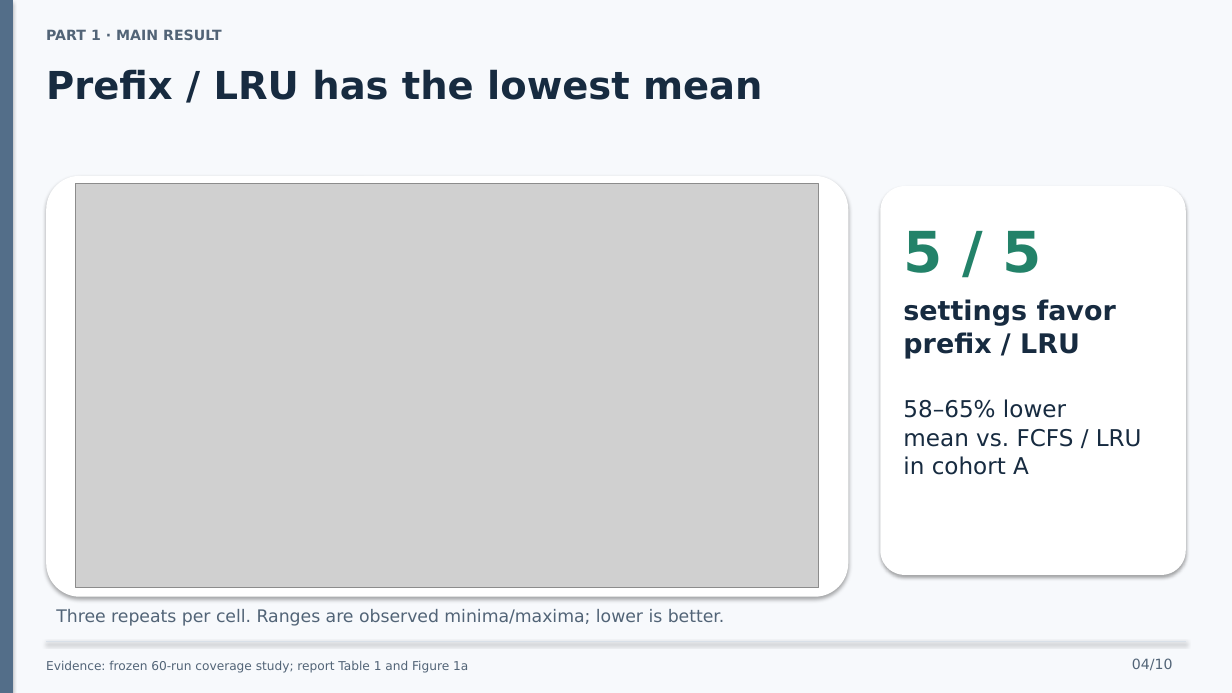
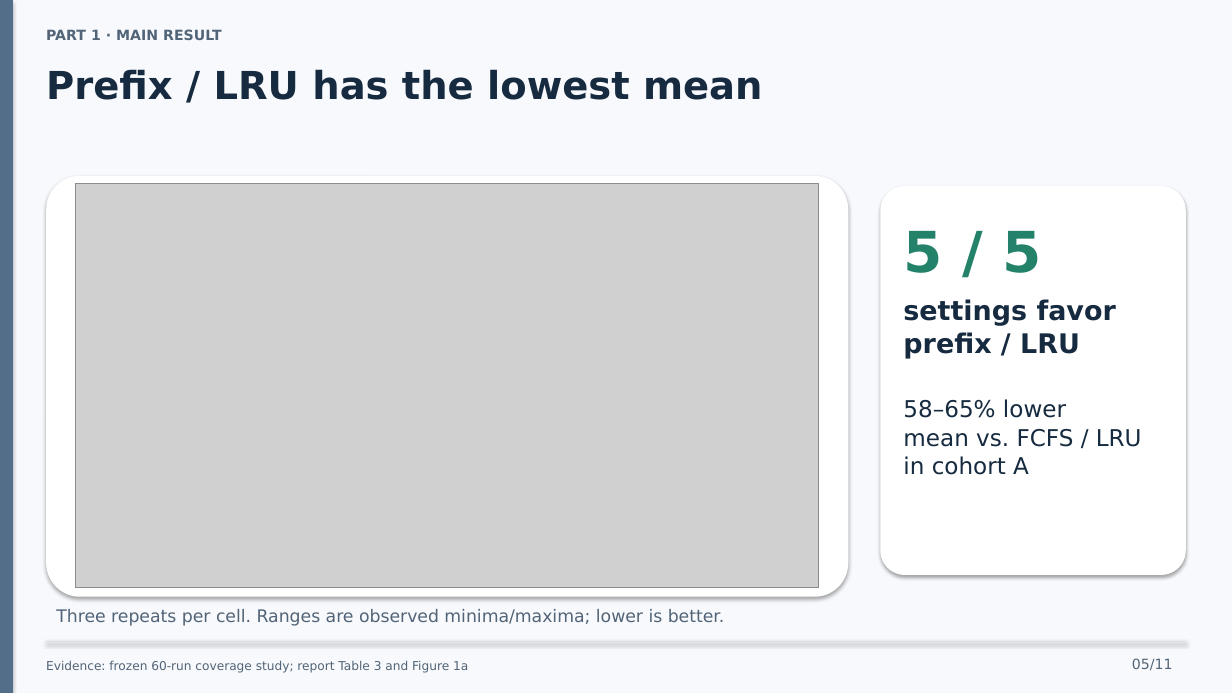
Before and after one commit to ahz-r3v/Distributed-System-Project, a slide deck: slide 5 of presentation/cachewise-10-minute-talk.pptx (slide 4 before the commit). Drawn at 1232x693 pixels with LibreOffice and Linux fonts; fonts in the diff are those of the drawing; grey boxes stand for pictures. Boxes give left, top, right and bottom in pixels: in the first picture for what was removed or moved away, otherwise in the second. Text is boxed around its words. In the diff, an @@ line names an element or a change of style, - is before the commit and + after.

```diff
--- a/presentation/cachewise-10-minute-talk.pptx
+++ b/presentation/cachewise-10-minute-talk.pptx
@@ text at <box>1132,658,1173,671</box>: text changed @@
-04/10
+05/11
@@ text at <box>46,661,468,673</box>: text changed @@
-Evidence: frozen 60-run coverage study; report Table 1 and Figure 1a
+Evidence: frozen 60-run coverage study; report Table 3 and Figure 1a
```
Also in this commit, not shown: 9 other slides changed, 1 slide added, 11 other files.
